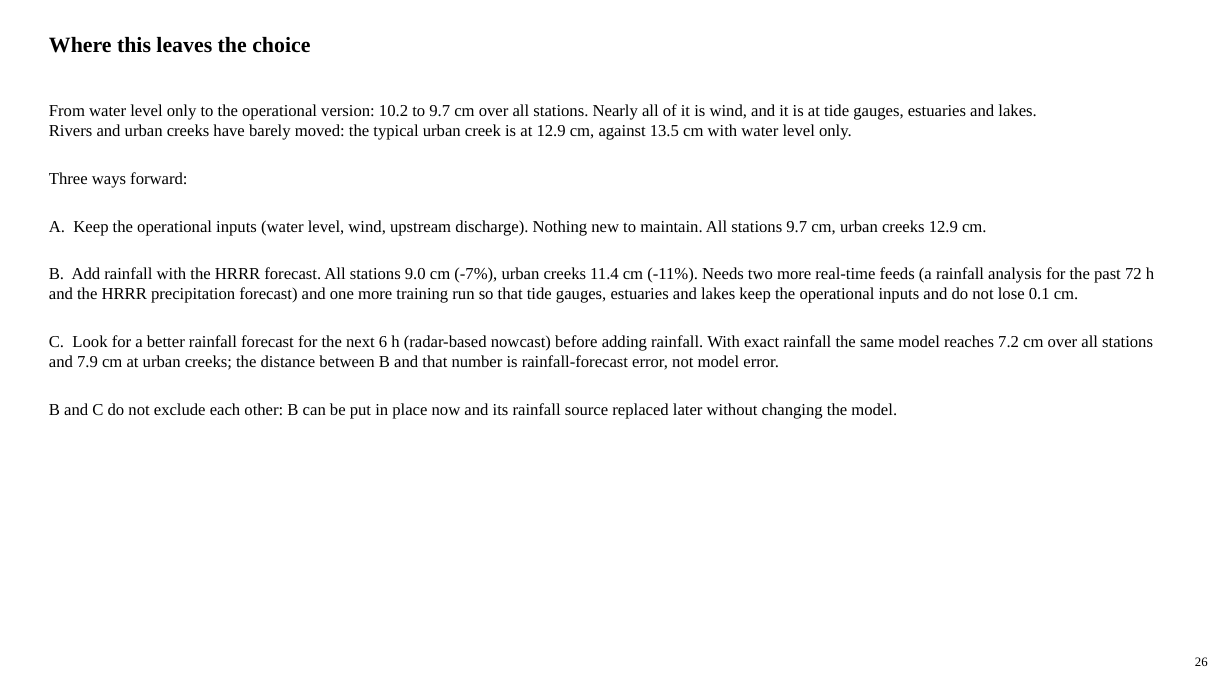
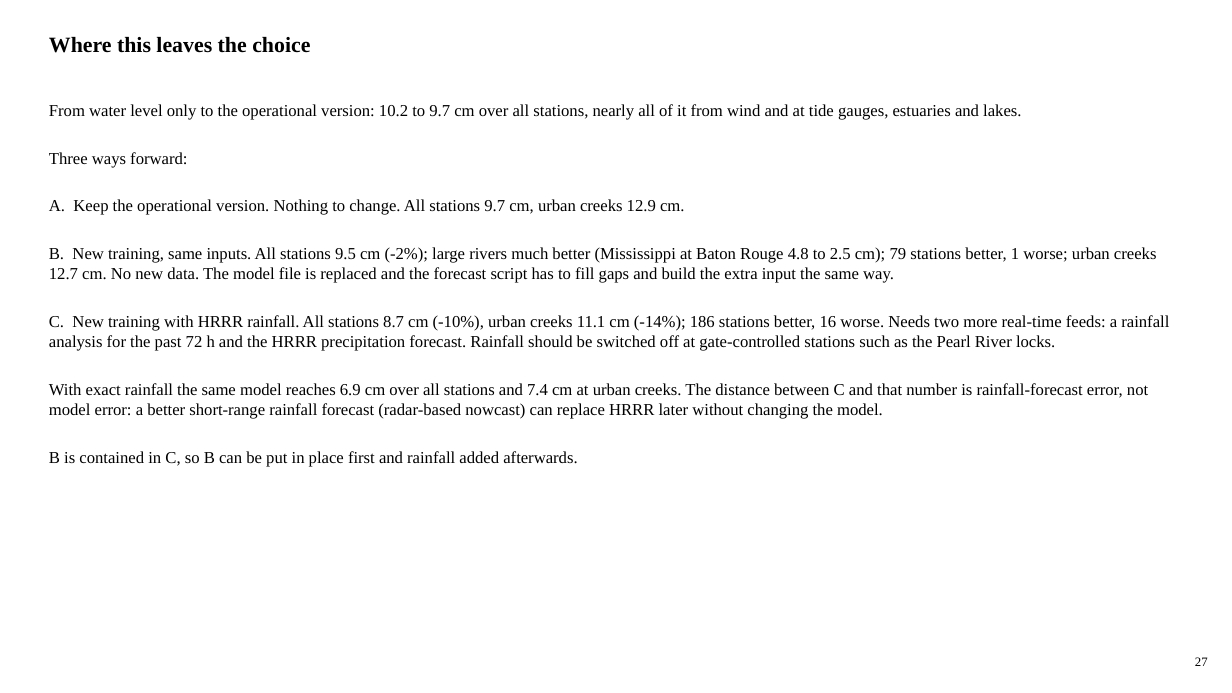
Before and after one commit to LaurenW1997/subdomainLSTM, a slide deck: slide 27 of deliverables/17_versions/version_comparison.pptx (slide 26 before the commit). Drawn at 1232x693 pixels with LibreOffice and Linux fonts; fonts in the diff are those of the drawing. Boxes give left, top, right and bottom in pixels: in the first picture for what was removed or moved away, otherwise in the second. Text is boxed around its words. In the diff, an @@ line names an element or a change of style, - is before the commit and + after.

```diff
--- a/deliverables/17_versions/version_comparison.pptx
+++ b/deliverables/17_versions/version_comparison.pptx
@@ text at [49,104,1021,120]: text changed @@
-From water level only to the operational version: 10.2 to 9.7 cm over all stations. Nearly all of it is wind, and it is at tide gauges, estuaries and lakes.
-Rivers and urban creeks have barely moved: the typical urban creek is at 12.9 cm, against 13.5 cm with water level only.
+From water level only to the operational version: 10.2 to 9.7 cm over all stations, nearly all of it from wind and at tide gauges, estuaries and lakes.
@@ text at [49,199,1169,466]: text changed @@
-A. Keep the operational inputs (water level, wind, upstream discharge). Nothing new to maintain. All stations 9.7 cm, urban creeks 12.9 cm.
-B. Add rainfall with the HRRR forecast. All stations 9.0 cm (-7%), urban creeks 11.4 cm (-11%). Needs two more real-time feeds (a rainfall analysis for the past 72 h and the HRRR precipitation forecast) and one more training run so that tide gauges, estuaries and lakes keep the operational inputs and do not lose 0.1 cm.
-C. Look for a better rainfall forecast for the next 6 h (radar-based nowcast) before adding rainfall. With exact rainfall the same model reaches 7.2 cm over all stations and 7.9 cm at urban creeks; the distance between B and that number is rainfall-forecast error, not model error.
-B and C do not exclude each other: B can be put in place now and its rainfall source replaced later without changing the model.
+A. Keep the operational version. Nothing to change. All stations 9.7 cm, urban creeks 12.9 cm.
+B. New training, same inputs. All stations 9.5 cm (-2%); large rivers much better (Mississippi at Baton Rouge 4.8 to 2.5 cm); 79 stations better, 1 worse; urban creeks 12.7 cm. No new data. The model file is replaced and the forecast script has to fill gaps and build the extra input the same way.
+C. New training with HRRR rainfall. All stations 8.7 cm (-10%), urban creeks 11.1 cm (-14%); 186 stations better, 16 worse. Needs two more real-time feeds: a rainfall analysis for the past 72 h and the HRRR precipitation forecast. Rainfall should be switched off at gate-controlled stations such as the Pearl River locks.
+With exact rainfall the same model reaches 6.9 cm over all stations and 7.4 cm at urban creeks. The distance between C and that number is rainfall-forecast error, not model error: a better short-range rainfall forecast (radar-based nowcast) can replace HRRR later without changing the model.
+B is contained in C, so B can be put in place first and rainfall added afterwards.
@@ text at [1195,657,1208,666]: text changed @@
-26
+27
```
Also in this commit, not shown: 25 other slides changed, 1 slide added, 48 other files.
